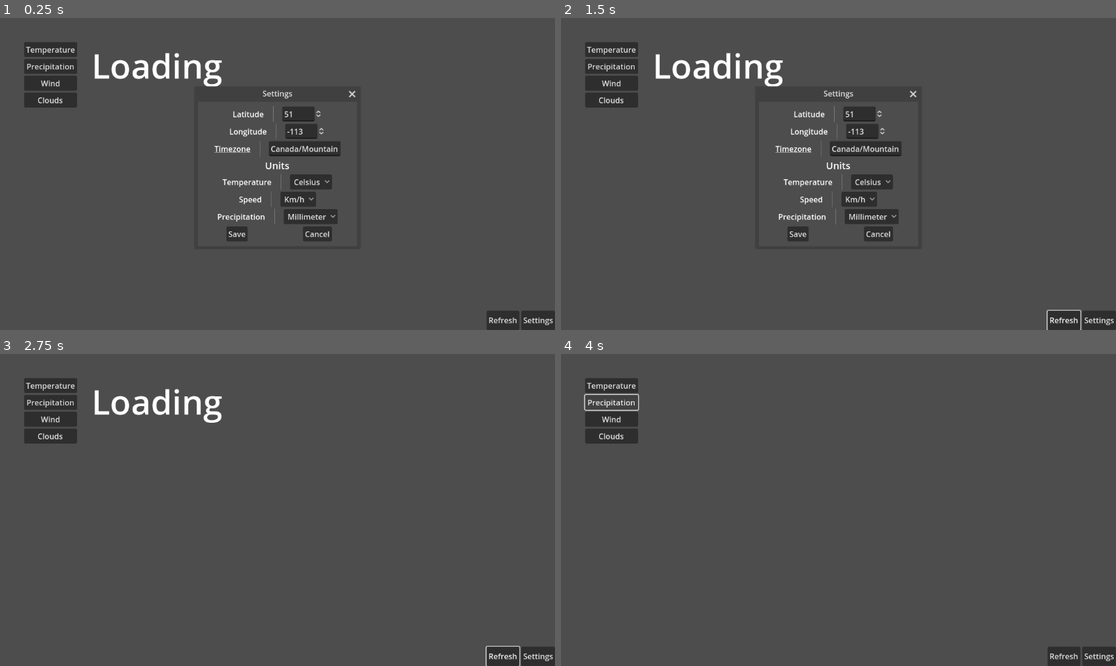
Above: before the commit, frames 1-4 (two rows, left to right).
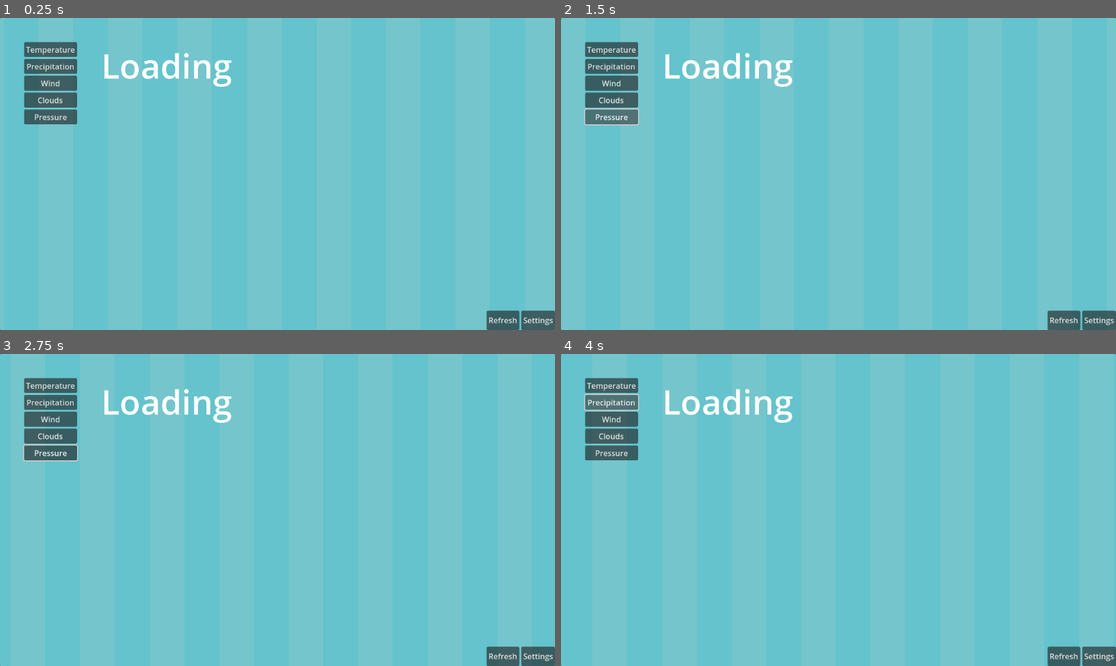
Above: after the commit, the same moments.

Repository: Shuflduf/SWeather
Game: Godot game, scene res://main.tscn
The game is run twice, just before and just after one commit, with the same random seed, the same clock (stepped at 60 frames per second) and the same inputs.
Inputs (mouse positions are in pixels of both pictures, inside the frame that each line leads up to):
- Up to frame 1 (0.25 s): no input
- Up to frame 2 (1.5 s): click "Refresh" at 0.5 s; click (610, 117) at 1.25 s, where only the run after the commit has a clickable "Pressure"
- Up to frame 3 (2.75 s): click (238, 569) at 2 s, where only the run before the commit has a clickable "Save"
- Up to frame 4 (4 s): click "Temperature" at 2.75 s; click "Precipitation" at 3.5 s

The runs differ from the first frame. In frame 1, 99% of the frame differs, in the area x 0-100%, y 0-100%; in frame 2, 100%; in frame 3, 99%; in frame 4, 99%.
Error before the commit: Trying to assign value of type 'Nil' to a variable of type 'Dictionary'. (res://main.gd:110)
Error after the commit: Trying to assign value of type 'Nil' to a variable of type 'Dictionary'. (res://main.gd:111)

Commit message:
pressure and cant switch while loading

Diff:
--- a/main.gd
+++ b/main.gd
@@ -62,6 +62,7 @@
 	%Main.text = "Loading"
 	for i in %Forecast.get_children():
 		i.queue_free()
+	data = {}
 	http.request(make_url())
 
 func make_url():
--- a/main.tscn
+++ b/main.tscn
@@ -6,9 +6,20 @@
 [ext_resource type="Script" path="res://precipitation.gd" id="3_w4ml4"]
 [ext_resource type="Script" path="res://wind.gd" id="4_2gflt"]
 [ext_resource type="Script" path="res://clouds.gd" id="5_qlsli"]
+[ext_resource type="Script" path="res://pressure.gd" id="6_f4s5p"]
+[ext_resource type="Shader" path="res://wave_full.gdshader" id="7_1hy1y"]
 
 [sub_resource type="LabelSettings" id="LabelSettings_a3ylj"]
 font_size = 20
+
+[sub_resource type="ShaderMaterial" id="ShaderMaterial_lf0oj"]
+shader = ExtResource("7_1hy1y")
+shader_parameter/color_gap = Color(0.392, 0.766, 0.8, 1)
+shader_parameter/color_stripe = Color(0.456, 0.771333, 0.8, 1)
+shader_parameter/divisions = 16.0
+shader_parameter/stripe_bias = 2.0
+shader_parameter/speed = 0.03
+shader_parameter/angle = 0.0
 
 [node name="Main" type="Control" node_paths=PackedStringArray("tab")]
 layout_mode = 3
@@ -36,7 +47,7 @@
 
 [node name="HBoxContainer" type="HBoxContainer" parent="MarginContainer"]
 layout_mode = 2
-theme_override_constants/separation = 30
+theme_override_constants/separation = 50
 
 [node name="Tabs" type="VBoxContainer" parent="MarginContainer/HBoxContainer"]
 layout_mode = 2
@@ -65,6 +76,13 @@
 "
 script = ExtResource("5_qlsli")
 info = Array[String](["current=cloud_cover", "hourly=cloud_cover"])
+
+[node name="Pressure" type="Button" parent="MarginContainer/HBoxContainer/Tabs"]
+layout_mode = 2
+text = "Pressure
+"
+script = ExtResource("6_f4s5p")
+info = Array[String](["current=surface_pressure", "hourly=surface_pressure"])
 
 [node name="ScrollContainer" type="ScrollContainer" parent="MarginContainer/HBoxContainer"]
 clip_contents = false
@@ -92,13 +110,14 @@
 anchor_top = 1.0
 anchor_right = 1.0
 anchor_bottom = 1.0
-offset_left = -70.0
+offset_left = -142.0
 offset_top = -40.0
 grow_horizontal = 0
 grow_vertical = 0
 
 [node name="RefreshButton" type="Button" parent="HBoxContainer"]
 layout_mode = 2
+size_flags_horizontal = 4
 text = "Refresh"
 
 [node name="SettingsButton" type="Button" parent="HBoxContainer"]
@@ -110,6 +129,7 @@
 title = "Settings"
 initial_position = 1
 size = Vector2i(330, 300)
+visible = false
 unresizable = true
 popup_window = true
 script = ExtResource("2_swnw0")
@@ -293,6 +313,17 @@
 size_flags_horizontal = 6
 text = "Cancel"
 
+[node name="Backround" type="Panel" parent="."]
+z_index = -100
+material = SubResource("ShaderMaterial_lf0oj")
+layout_mode = 1
+anchors_preset = 15
+anchor_right = 1.0
+anchor_bottom = 1.0
+grow_horizontal = 2
+grow_vertical = 2
+mouse_filter = 2
+
 [connection signal="request_completed" from="HTTPRequest" to="." method="_on_http_request_request_completed"]
 [connection signal="pressed" from="HBoxContainer/RefreshButton" to="." method="_on_refresh_button_pressed"]
 [connection signal="pressed" from="HBoxContainer/SettingsButton" to="Settings" method="_on_show_button_pressed"]
--- /dev/null
+++ b/pressure.gd
@@ -0,0 +1,14 @@
+extends WeatherButton
+
+
+func format_data(i: int) -> String:
+	var new_str = ""
+	new_str += str(owner.data["hourly"]["surface_pressure"][i]).pad_decimals(0)
+	new_str += str(owner.data["hourly_units"]["surface_pressure"])
+	return new_str
+
+func format_main() -> String:
+	var new_str = ""
+	new_str += str(owner.data["current"]["surface_pressure"]).pad_decimals(0)
+	new_str += str(owner.data["hourly_units"]["surface_pressure"])
+	return new_str
--- /dev/null
+++ b/wave_full.gdshader
@@ -0,0 +1,18 @@
+shader_type canvas_item;
+
+uniform vec4 color_gap: source_color = vec4(0.25);
+uniform vec4 color_stripe: source_color = vec4(1.0, 0.75, 0.0, 1.0);
+uniform float divisions = 16.0; // increase for more stripe density
+uniform float stripe_bias = 2.0; // 1.0 means no stripes; 2.0 means stripes and gaps are equal size
+uniform float speed = 0.03;
+uniform float angle = 0.7854; // in radians
+
+
+void fragment() {
+    float w = cos(angle) * UV.x + sin(angle) * UV.y - speed * TIME;
+    if (floor(mod(w * divisions, stripe_bias)) < 0.0001) {
+        COLOR = color_gap;
+    } else {
+        COLOR = color_stripe;
+	}
+}
--- a/weather_button.gd
+++ b/weather_button.gd
@@ -11,5 +11,6 @@
 
 func _ready() -> void:
 	pressed.connect(func():
-		owner.tab = self
-		owner.set_info())
+		if owner.data != {}:
+			owner.tab = self
+			owner.set_info())
Not shown: 1 places in main.tscn that only renumber resources
